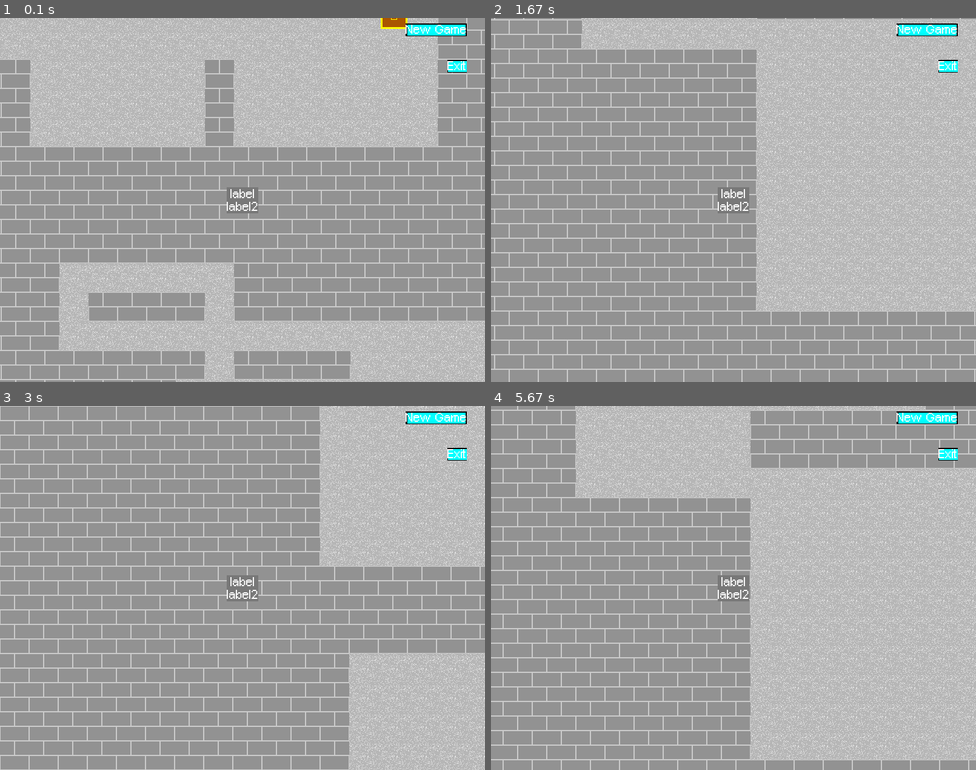
Above: before the commit, frames 1-4 (two rows, left to right).
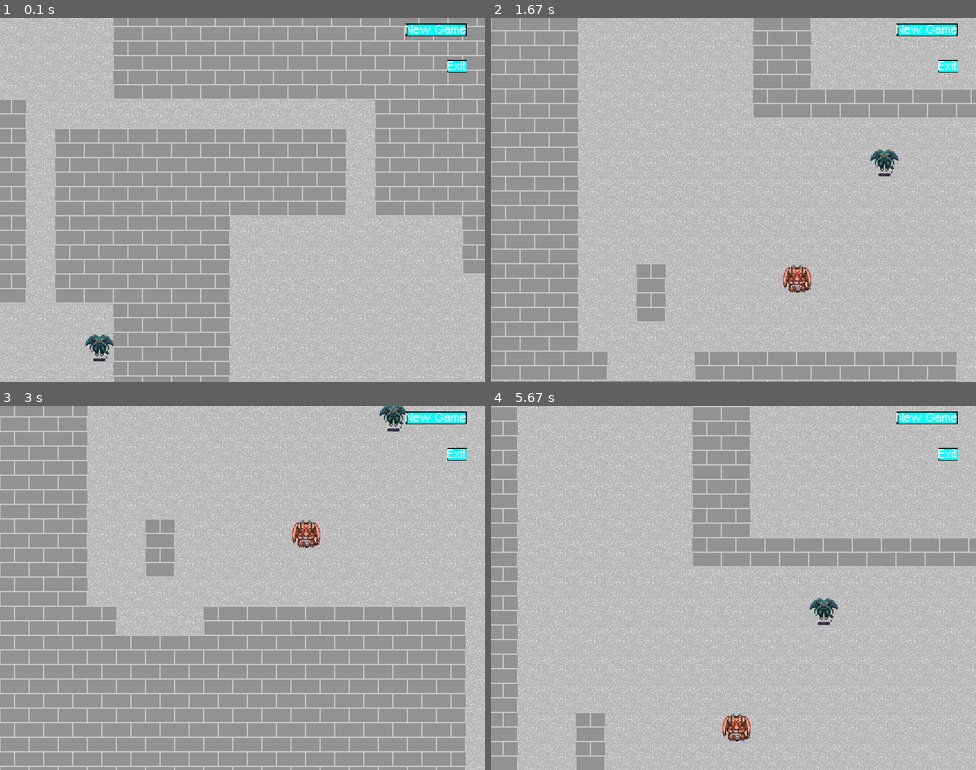
Above: after the commit, the same moments.

Repository: xenoryt/ZombieRunner2
Game: pygame game, started from game/main.py
The game is run twice, just before and just after one commit, with the same random seed, the same clock (stepped at 60 frames per second) and the same inputs. The source is Python 2; it was converted automatically to run under Python 3.
Inputs (mouse positions are in pixels of both pictures, inside the frame that each line leads up to):
- Up to frame 1 (0.1 s): no input
- Up to frame 2 (1.67 s): press the mouse at (617, 203) at 0.37 s; move the mouse to (699, 243) at 0.47 s; release the mouse at (782, 280) at 0.6 s; press the mouse at (617, 203) at 0.7 s; move the mouse to (704, 218) at 0.8 s; release the mouse at (791, 232) at 0.93 s; press the mouse at (617, 203) at 1.03 s; move the mouse to (665, 247) at 1.13 s; release the mouse at (709, 294) at 1.27 s; press the mouse at (617, 203) at 1.37 s; move the mouse to (738, 229) at 1.47 s; release the mouse at (859, 258) at 1.6 s
- Up to frame 3 (3 s): press the mouse at (126, 591) at 1.7 s; move the mouse to (266, 638) at 1.8 s; release the mouse at (412, 682) at 1.93 s; press the mouse at (126, 591) at 2.03 s; move the mouse to (232, 558) at 2.13 s; release the mouse at (344, 522) at 2.27 s; press the mouse at (126, 591) at 2.37 s; move the mouse to (237, 544) at 2.47 s; release the mouse at (349, 500) at 2.6 s; press the mouse at (126, 591) at 2.7 s; move the mouse to (130, 558) at 2.8 s; release the mouse at (135, 522) at 2.93 s
- Up to frame 4 (5.67 s): press the mouse at (617, 591) at 3.03 s; move the mouse to (602, 657) at 3.13 s; release the mouse at (588, 722) at 3.27 s; press the mouse at (617, 591) at 3.37 s; move the mouse to (626, 602) at 3.47 s; release the mouse at (636, 617) at 3.6 s; press the mouse at (617, 591) at 3.7 s; move the mouse to (752, 631) at 3.8 s; release the mouse at (883, 675) at 3.93 s; press the mouse at (617, 591) at 4.03 s; move the mouse to (660, 533) at 4.13 s; release the mouse at (704, 478) at 4.27 s; press the mouse at (617, 591) at 4.37 s; move the mouse to (617, 620) at 4.47 s; release the mouse at (612, 649) at 4.6 s; press the mouse at (617, 591) at 4.7 s; move the mouse to (588, 558) at 4.8 s; release the mouse at (554, 522) at 4.93 s; press the mouse at (617, 591) at 5.03 s; move the mouse to (762, 609) at 5.13 s; release the mouse at (908, 631) at 5.27 s; press the mouse at (617, 591) at 5.37 s; move the mouse to (588, 609) at 5.47 s; release the mouse at (558, 624) at 5.6 s

The runs differ from the first frame. In frame 1, 56% of the frame differs, in the area x 0-100%, y 0-100%; in frame 2, 52%; in frame 3, 48%; in frame 4, 57%.

Commit message:
Fixed mapgen, added HP, balanced monsters

Diff:
--- a/game/gui.py
+++ b/game/gui.py
@@ -23,11 +23,11 @@
 
 	@bgColor.setter
 	def bgColor(this, color):
-		this._bgColor = color if color != None else Color(120,120,120,0)
-
-		#~ this.image = pygame.Surface(this.rect.size)
+		this._bgColor = color
+
+		#~ this.image = pygame.Surface(this.rect.size, pygame.SRCALPHA)
 		#~ if color != None:
-			#~ this.image.fill(this.bgColor)
+		#~ this.image.fill(this.bgColor)
 		#~ else:
 			#~ this.image.fill(Color(0,0,0,0))
 			#~ this.image = this.image.convert_alpha()
@@ -98,9 +98,11 @@
 
 	def resize(this, w,h):
 		#initialize the background image
-		this.image = pygame.Surface((w, h))
+		#~ if this.rect.size == (w,h):
+			#~ return
+		this.image = pygame.Surface((w, h), pygame.SRCALPHA)
 		if this.bgColor == None:
-			this.image.set_alpha = 0
+			this.image.set_alpha(0)
 		else:
 			this.image.fill(this.bgColor)
 		this.rect = this.image.get_rect(center=this.rect.center)
@@ -268,13 +270,13 @@
 			textpos = text.get_rect()
 			textpos.centerx = this.rect.centerx - this.rect.left
 			textpos.centery = this.rect.centery - this.rect.top
-			#~ this.image = pygame.Surface(textpos.size)
-			#~ this.image.set_alpha(255)
-
+			this.image = pygame.Surface(textpos.size,pygame.SRCALPHA)
 			if this.bgColor == None:
-				this.image = text
+				this.image.set_alpha(0)
 			else:
-				this.image.blit(text, textpos)
+				this.image.fill(this.bgColor)
+			this.image.blit(text,(0,0))
+			this.image.blit(text, textpos)
 			this.requireUpdate = False
 			print "label",this.text,this.rect.size,this.rect.center
 
@@ -299,7 +301,7 @@
 
 	@bgColor.setter
 	def bgColor(this, color):
-		this._bgColor = color if color != None else Color(120,120,120,0)
+		this._bgColor = color
 		for lbl in this.ctrls:
 			lbl.bgColor = color
 
--- a/game/log.txt
+++ b/game/log.txt
@@ -161,5 +161,10 @@
 	- Fixed control organizing issue in the Container class (GUI)
 	- Started working on a Bar class for progress bar/hp bar
 
-May 24 (1)
-	-
+May 24 (5)
+	- Fixed a bug in map generation
+	- Finished and implemented health bar
+	- Fixed no transparancy issue for GUI controls
+	- Balanced monster stats
+	- Made map sizes increase as dungeon level increases
+	- Tested game
--- a/game/mapgenerator.py
+++ b/game/mapgenerator.py
@@ -47,6 +47,7 @@
 		inside the room's array of corridors (in case this generation
 		fails).
 		"""
+
 
 		if world.onBound(loc):
 			# This may happen if it starts directly on boundary
@@ -70,6 +71,9 @@
 				#area.corridors.append(this)
 				this.endpoints.append(loc)
 				this.endrooms.append(area)
+				#~ fw = open("locs.txt",'a')
+				#~ fw.write(str(loc)+'\n')
+				#~ fw.close()
 
 				# If this room does not have any other corridors connected
 				if len(area.corridors) < maxCors:
@@ -233,9 +237,13 @@
 		# 8) Write again and save
 		#############################################################
 
+		i = 50+5*level
+		if i > 100:
+			i = 100
+		size = (i,i)
 
 		# Generate a new world filled with only walls
-		world = World(mapname)
+		world = World(mapname, level)
 		world.new(size, '#')
 
 		# Create lists of rooms, corridors and points of the map
@@ -285,8 +293,6 @@
 			# This is also performed again later, but cleared will
 			# be accessed a lot. Clearing duplicates now will save cpu
 			cleared[:] = list(set(cleared))
-
-
 
 			# After generating rooms, merge rooms that are connected to each other
 			i = 0
@@ -341,14 +347,14 @@
 			while True:
 				tries += 1
 
-				connected = rooms[0].getConnectedRooms()
+				connected = rooms[0].getConnectedRooms([])
 				connected[:] = list(set(connected))
 				#~ print len(rooms),len(halls)
 				print len(connected),"is connected"
 				print len(rooms),"were generated"
 				if len(connected) < len(rooms):
-					print "Invalid map detected"
-					print "connecting unconnected rooms..."
+					print "Detected: not all rooms are connected"
+					print "Connecting unconnected rooms..."
 
 
 					# Get list of all the rooms that are not connected
@@ -387,6 +393,9 @@
 
 				elif len(connected) > len(rooms):
 					print "Something went TERRIBLY wrong here..."
+					fw = open("debug.txt","w")
+					for room in connected:
+						fw.write(str(room.points)+"\n")
 					return None
 					#~ raise ValueError
 				break
@@ -423,18 +432,18 @@
 		# TODO: create a way to calculate how many of each object to place
 
 		print "cleared:",len(cleared)
-		nchests = len(cleared)/(250)
+		nchests = len(cleared)/(350)
 
 		# Monsters
-		nbats = 45-level*8
-		nskel = 100-level*10
-		nreap = 500-level*25
-		ndrag = 350-level*20
-
-		nbats = len(cleared)/( 15 if nbats < 15 else nbats )
-		nskel = len(cleared)/( 65 if nskel < 65 else nskel )
-		nreap = len(cleared)/( 125 if nreap < 125 else nreap )
-		ndrag = len(cleared)/( 85 if ndrag < 85 else ndrag )
+		nbats = 80-level*5
+		nskel = 300-level*15
+		nreap = 800-level*20
+		ndrag = 550-level*20
+
+		nbats = len(cleared)/( 55 if nbats < 55 else nbats )
+		nskel = len(cleared)/( 75 if nskel < 75 else nskel )
+		nreap = len(cleared)/( 220 if nreap < 220 else nreap )
+		ndrag = len(cleared)/( 120 if ndrag < 120 else ndrag )
 
 		# Set player location
 		loc = random.choice(cleared)
--- a/game/sprite.py
+++ b/game/sprite.py
@@ -54,7 +54,8 @@
 		# Stats
 		this.maxhp = 100
 		this.hp = this.maxhp
-		this.atk = 8
+		this.atk = 5
+		this.hpregen = 0.15
 
 		# This is how many actions per turn the sprite gets to perform
 		# 0.5 means 1 action every 2 turns
@@ -111,6 +112,18 @@
 
 		# Update tile distance values
 		this.markTiles()
+
+	@property
+	def hp(this):
+		return this._hp
+
+	@hp.setter
+	def hp(this, val):
+		if val > this.maxhp:
+			val = this.maxhp
+		elif val < 0:
+			val = 0
+		this._hp = val
 
 	@property
 	def curturn(this):
@@ -121,6 +134,7 @@
 		#~ print "setting",turn
 		if this.actions < 1 and turn != this._curturn and turn == this.turn:
 			this.actions += this.spd
+			this.hp += this.hpregen
 		this._curturn = turn
 		#~ print this._curturn
 
@@ -379,6 +393,7 @@
 
 		this.spd = 0.7
 		this.actions = 0
+		this.hpregen = 0
 
 		this.atk = 5
 
@@ -468,11 +483,18 @@
 	def __init__(this, level, world = None):
 		super(Bat, this).__init__(level, world)
 		this.name = "bat"
-		this.maxhp = 11+2*level
+		this.maxhp = 7+1*level
+
+		this.atk = 1*level
+		this.spd = 1.2+0.1*level
+		this.sight = 7
+
+		if this.maxhp>15:
+			this.maxhp = 15
+		if this.spd > 1.5:
+			this.spd = 1.5
+
 		this.hp = this.maxhp
-		this.atk = 3+2*level
-		this.spd = 1.5
-		this.sight = 6
 
 class Skel(Monster):
 	"""
@@ -483,12 +505,14 @@
 	def __init__(this, level, world = None):
 		super(Skel, this).__init__(level, world)
 		this.name ="skel"
-		this.maxhp = 17+5*level
-		this.hp = this.maxhp
+		this.maxhp = int(round(8+3.2*level))
+
 		this.atk = 10+4*level
 		this.spd = 1
 		this.sight = 4
 
+		this.hp = this.maxhp
+
 class Dragon(Monster):
 	"""
 	Slow but very high hp. Attacks are very strong
@@ -498,11 +522,19 @@
 	def __init__(this, level, world = None):
 		super(Dragon, this).__init__(level, world)
 		this.name="dragon"
-		this.maxhp = 10+15*level
-		this.hp = this.maxhp
-		this.atk = 4+6*level
+		this.maxhp = 10+8*level
+
+		this.atk = 2+4*level
 		this.spd = 0.5+0.15*level
 		this.sight = 6
+		if this.maxhp > 75:
+			this.maxhp = 75
+		if this.atk > 26:
+			this.atk = 26
+		if this.spd > 1:
+			this.spd = 1
+
+		this.hp = this.maxhp
 
 class Reaper(Monster):
 	"""
@@ -514,13 +546,19 @@
 	def __init__(this, level, world = None):
 		super(Reaper, this).__init__(level, world)
 		this.name="reaper"
-		this.maxhp = 15+5*level
+		this.maxhp = 8+4*level
+
+		this.atk = 65
+		this.spd = 0.4 + round(0.1*(level/2.),1)
+		this.sight = int(round(2+level))
+		if this.maxhp > 22:
+			this.maxhp = 35
+		if this.sight > 15:
+			this.sight = 15
+		if this.spd > 0.9:
+			this.spd = 0.9
+
 		this.hp = this.maxhp
-		this.atk = 12+int(round(8.2*level))
-		this.spd = 0.2 + round(0.12*(level/2.),1)
-		this.sight = int(round(0+level/2.))
-		if this.sight > 12:
-			this.sight = 12
 
 
 
--- a/game/state.py
+++ b/game/state.py
@@ -108,10 +108,6 @@
 		this.game.world = world.World()
 		this.hasSaves = this.game.world.load("map")
 		this.err = ""
-
-		this.testLabel = gui.Label("label\nlabel2")
-		this.testLabel.bgColor = None
-		this.testLabel.rect.center = (400,300)
 
 		this.btnStart = gui.Button("New Game")
 		this.btnCont = gui.Button("Continue")
@@ -177,7 +173,6 @@
 
 		this.btnStart.update()
 		this.btnExit.update()
-		this.testLabel.update()
 
 
 	def draw(this, screen):
@@ -191,8 +186,6 @@
 		this.btnExit.draw(screen)
 		if this.game.world.loaded:
 			this.btnCont.draw(screen)
-
-		this.testLabel.draw(screen)
 
 class PauseState(State):
 	def __init__(this, game, world = None):
@@ -365,6 +358,9 @@
 					this.keys.left = True
 				elif event.key == K_RIGHT:
 					this.keys.right = True
+
+				elif event.key == K_s:
+					this.world.player.move("none")
 
 				elif event.key == K_EQUALS:
 					this.scrollamt += 2
@@ -425,15 +421,22 @@
 					this.camera.rect.left = 0
 
 
-		if this.world.player.actions == 0 and not this.world.player.animating:
-			# Check if player is standing on chest or staircase
+		this.world.player.update()
+
+		if this.world.player.actions < 1 and not this.world.player.animating:
+			# Check if player is standing on staircase
 			obj = this.world.player.tile.getObject()
+			print this.world.objects[0],this.world.objects[0].tile.contains
 			if obj != None and obj.name == "stair":
+				playerhp = this.world.player.hp
 				generator = mapgenerator.MapGenerator()
 				this.world = generator.create("map", this.world.level+1)
-
-
-		this.world.player.update()
+				print "generating"
+				this.lblDungeon.text = "Dungeon: " + str(this.world.level)
+				this.world.player.hp = playerhp
+
+
+
 		newturn = True
 		for m in this.world.monsters:
 			m.update()
--- a/game/world.py
+++ b/game/world.py
@@ -179,6 +179,7 @@
 			stair.rect.topleft = (locx*48, locy*48)
 			stair.tile = this.map[locy][locx]
 			this.objects.append(stair)
+			print stair.tile, this.map[locy][locx].contains
 		if name == "player":
 			this.player = sprite.Sprite(this)
 			this.player.rect.topleft = (locx*48, locy*48)
@@ -274,7 +275,7 @@
 
 		# Write player data
 		loc = str(this.player.tile.gridloc[0]) + " " + str(this.player.tile.gridloc[1])
-		fw.write("player " +loc+" " +str(this.player.hp) +"\n")
+		fw.write("player " +loc+" " +str(int(this.player.hp)) +"\n")
 
 		# Write monster data
 		for m in this.monsters:
